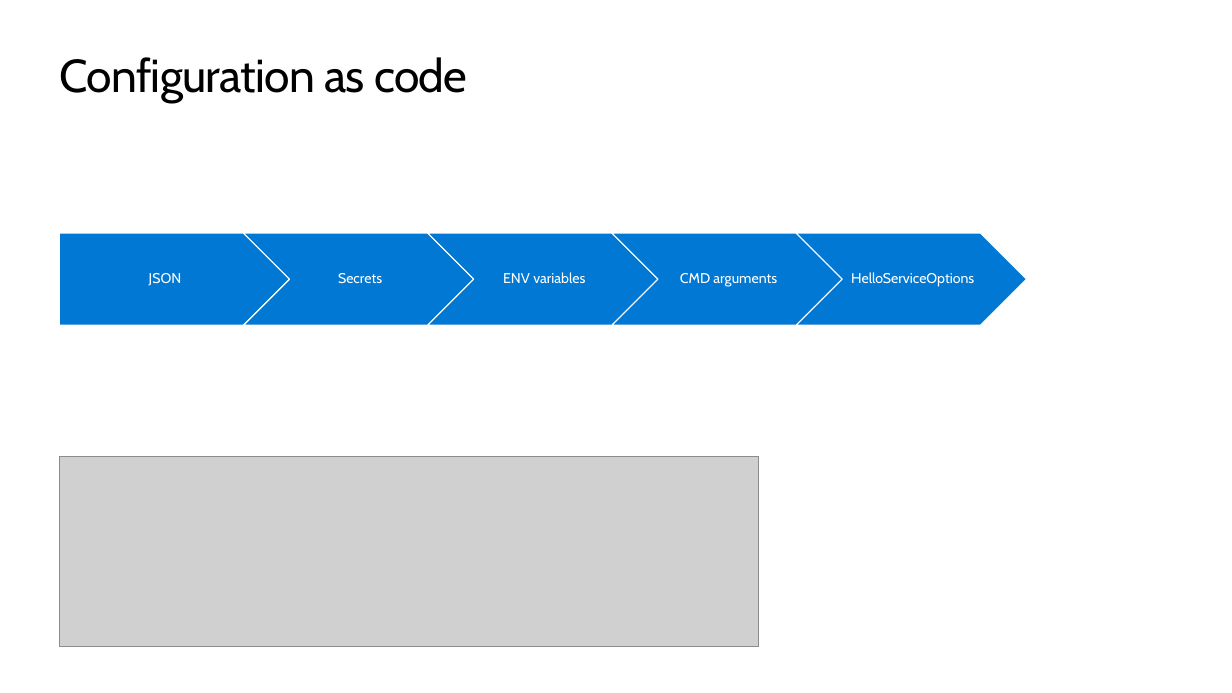
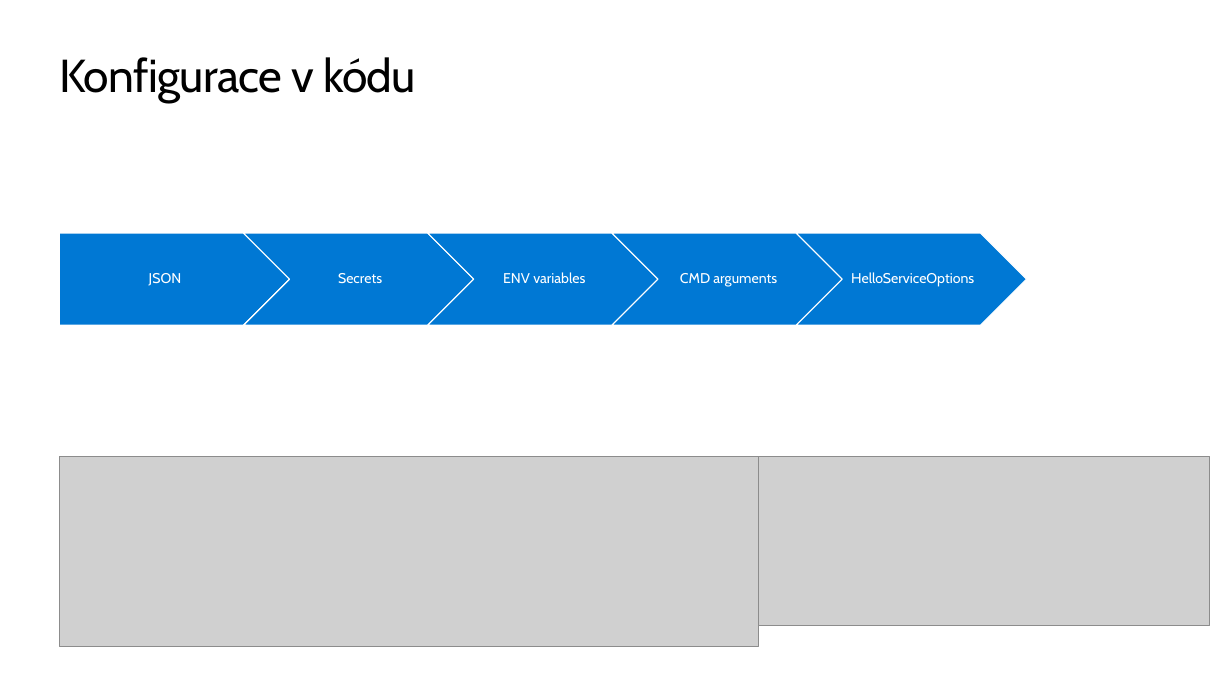
Before and after one commit to skalahonza/VACD2020, a slide deck: slide 10 of slides/Presentation.pptx (slide 9 before the commit). Drawn at 1232x693 pixels with LibreOffice and Linux fonts; fonts in the diff are those of the drawing; grey boxes stand for pictures; background and template pictures are left out. Boxes give left, top, right and bottom in pixels: in the first picture for what was removed or moved away, otherwise in the second. Text is boxed around its words. In the diff, an @@ line names an element or a change of style, - is before the commit and + after.

```diff
--- a/slides/Presentation.pptx
+++ b/slides/Presentation.pptx
@@ title at <box>59,57,416,103</box>: text changed @@
-Configuration as code
+Konfigurace v kódu
@@ picture added at <box>759,457,1211,626</box> @@
```
Also in this commit, not shown: 9 other slides changed, 6 slides added.
